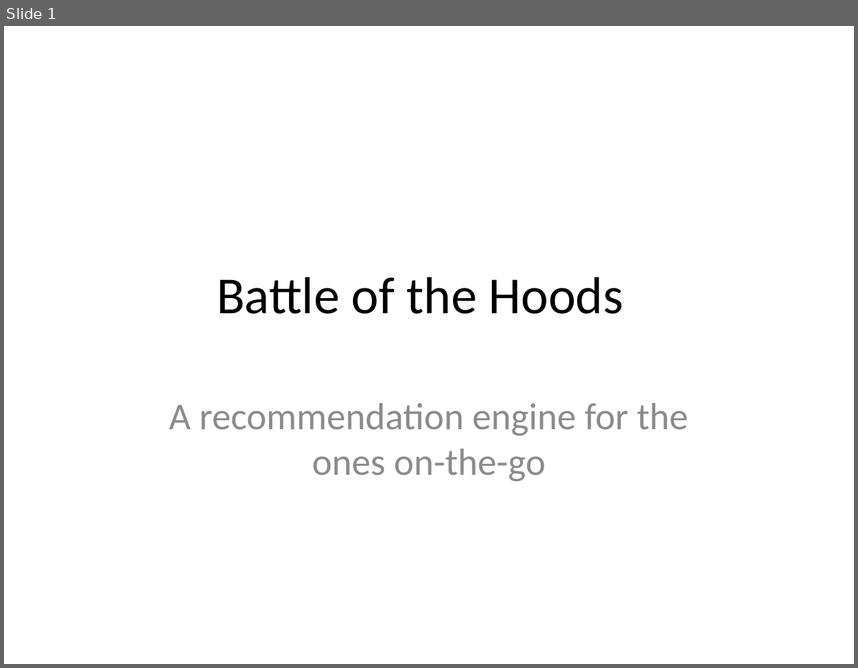
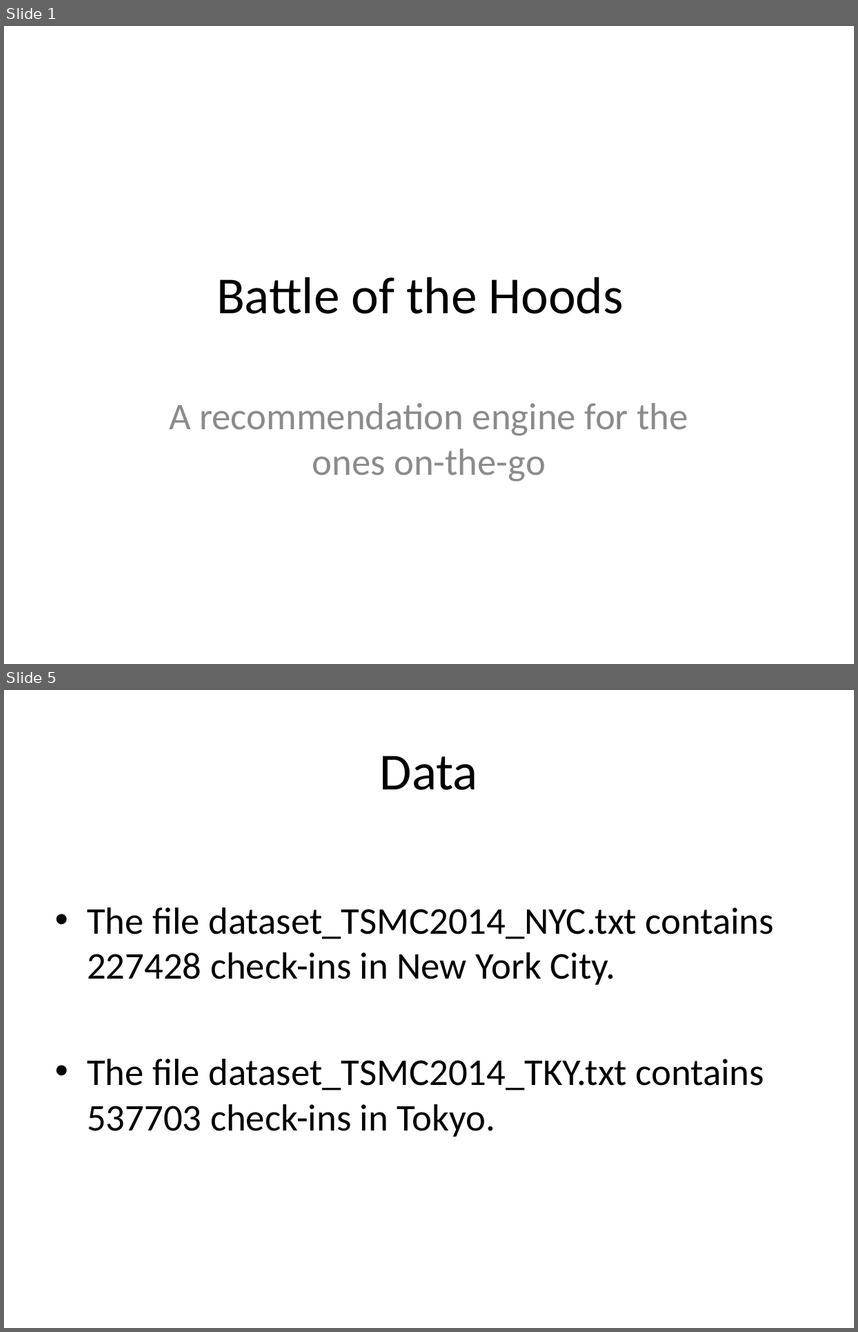
Before and after one commit to seraph-wing/Battle-of-the-Hoods, a slide deck: Battle of the Hoods.pptx. Shown one above the other, each under a label of ours: slide 1 before the commit, slides 1 and 5 after it; the slides between them are not shown. The pictures are 858x668 and 858x1332 pixels, drawn with LibreOffice and Linux fonts; fonts in the diff are those of the drawing. Boxes give left, top, right and bottom in pixels: in the first picture for what was removed or moved away, otherwise in the second. Text is boxed around its words. In the diff, an @@ line names an element or a change of style, - is before the commit and + after.

```diff
--- a/Battle of the Hoods.pptx
+++ b/Battle of the Hoods.pptx
@@ slide 5 added at (4,690,854,1328), background #FFFFFF @@
@@ title added at (380,756,478,790), 44 pt, text #000000 @@
+Data
@@ text added at (87,907,774,1136), 32 pt, text #000000 @@
+• The file dataset_TSMC2014_NYC.txt contains 227428 check-ins in New York City.
+• The file dataset_TSMC2014_TKY.txt contains 537703 check-ins in Tokyo.
```
Also in this commit, not shown: 22 other slides added, 1 slide removed, 2 other files.
